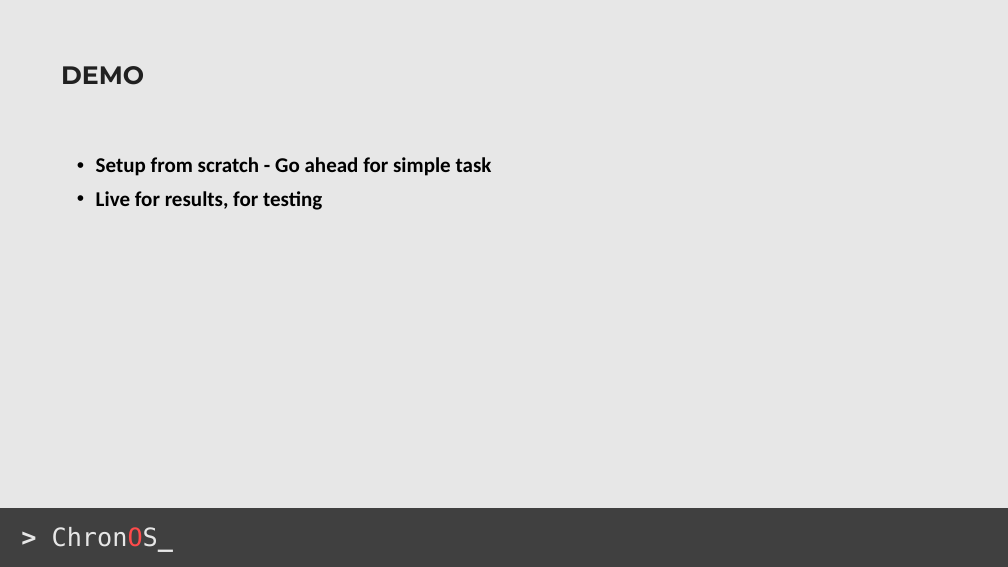
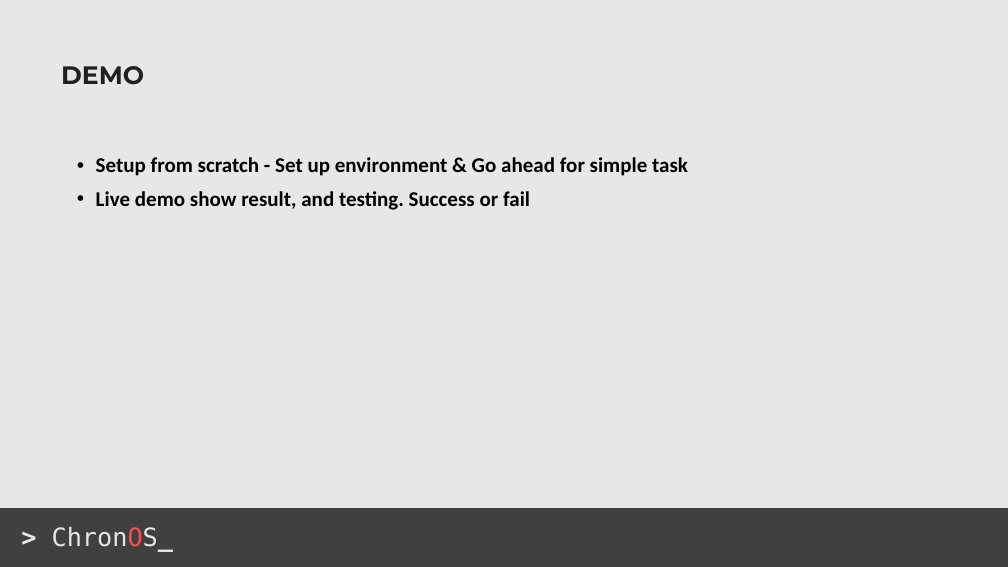
Before and after one commit to acyanbird/chronos-labsheet, a slide deck: slide 18 of ChronOS_PPT.pptx. Drawn at 1008x567 pixels with LibreOffice and Linux fonts; fonts in the diff are those of the drawing. Boxes give left, top, right and bottom in pixels: in the first picture for what was removed or moved away, otherwise in the second. Text is boxed around its words. In the diff, an @@ line names an element or a change of style, - is before the commit and + after.

```diff
--- a/ChronOS_PPT.pptx
+++ b/ChronOS_PPT.pptx
@@ text at [96, 157, 688, 210]: text changed @@
-• Setup from scratch - Go ahead for simple task
-• Live for results, for testing
+• Setup from scratch - Set up environment & Go ahead for simple task
+• Live demo show result, and testing. Success or fail
```
Also in this commit, not shown: 3 other slides changed, 3 other files.
